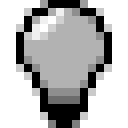
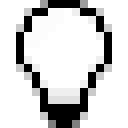
The second w=128, h=128 image is a revision of the first. Changes to its layers:
added layer "Layer 4" above "Layer 3" over [24, 8, 64, 48]
"Layer 3": opacity 30% → 69%, painted on it over [24, 8, 104, 104]
